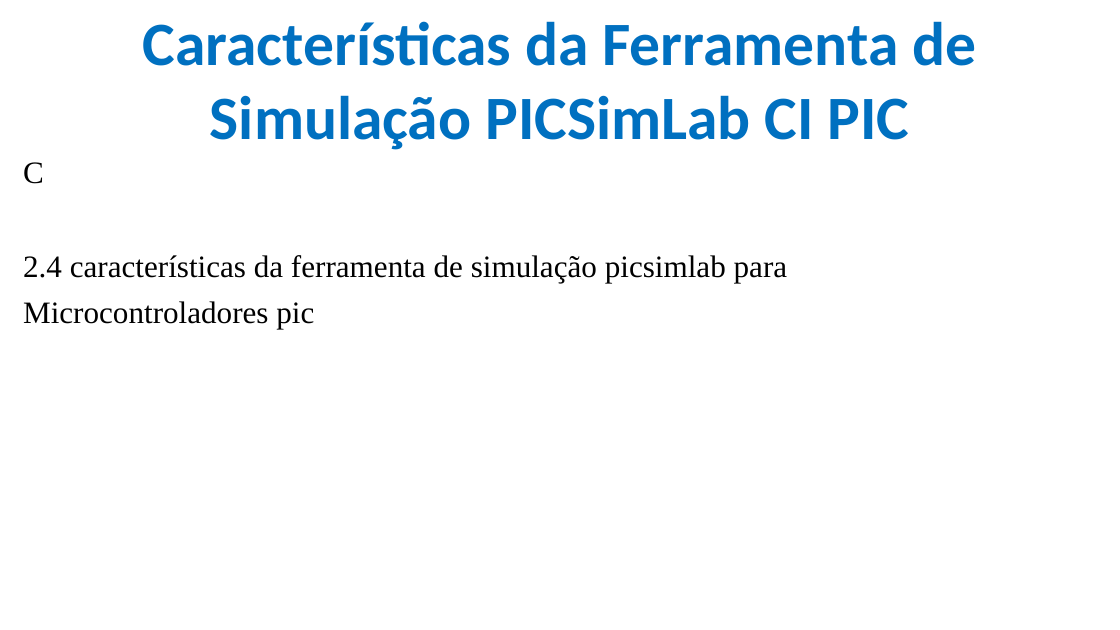
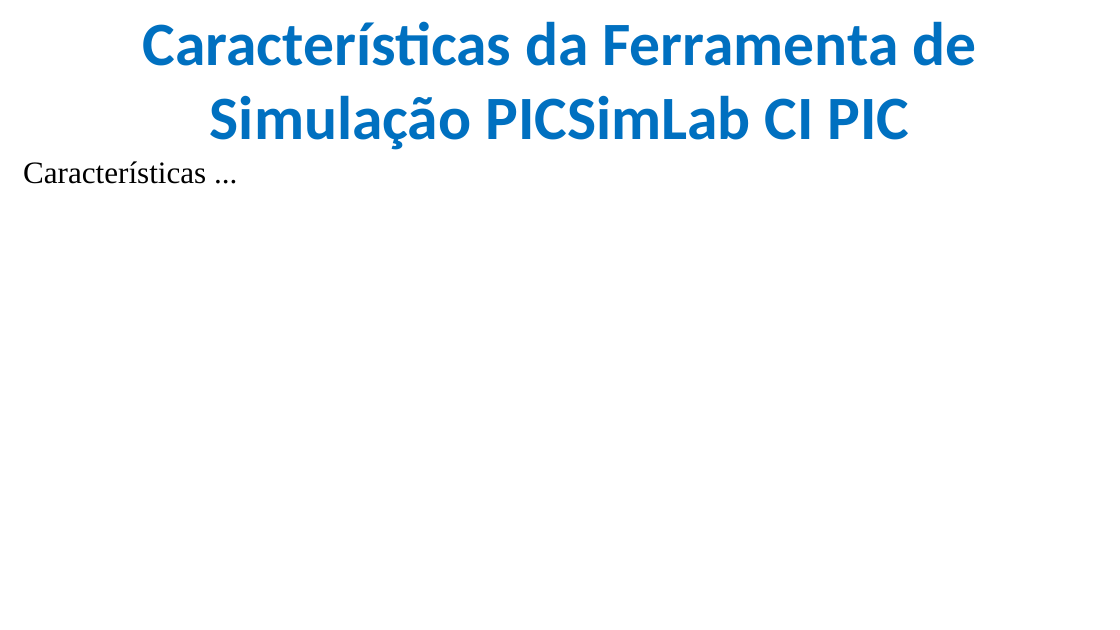
Before and after one commit to CloudEducationBrazil/WydenArea1ProgramacaoMicrocontroladores, a slide deck: slide 29 of 01 Classes/Aula 02 - Programação Microcontroladores.pptx (slide 13 before the commit). Drawn at 1120x630 pixels with LibreOffice and Linux fonts; fonts in the diff are those of the drawing; background and template pictures are left out. Boxes give left, top, right and bottom in pixels: in the first picture for what was removed or moved away, otherwise in the second. Text is boxed around its words. In the diff, an @@ line names an element or a change of style, - is before the commit and + after.

Commit message:
aula 02 microcontroladores 15032023

```diff
--- a/01 Classes/Aula 02 - Programação Microcontroladores.pptx
+++ b/01 Classes/Aula 02 - Programação Microcontroladores.pptx
@@ text at [23,161,206,184]: text changed @@
-C
-2.4 características da ferramenta de simulação picsimlab para
-Microcontroladores pic
+Características ...
```
Also in this commit, not shown: 7 other slides changed, 17 slides added, 1 slide removed, 3 other files.
